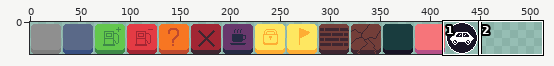
File history of a pixel-art file, Assets/Assets/TilesSprite/Tiles.aseprite. The picture above shows the old version from afar; the outline marks the close-up.
Close-up. First the earlier version:
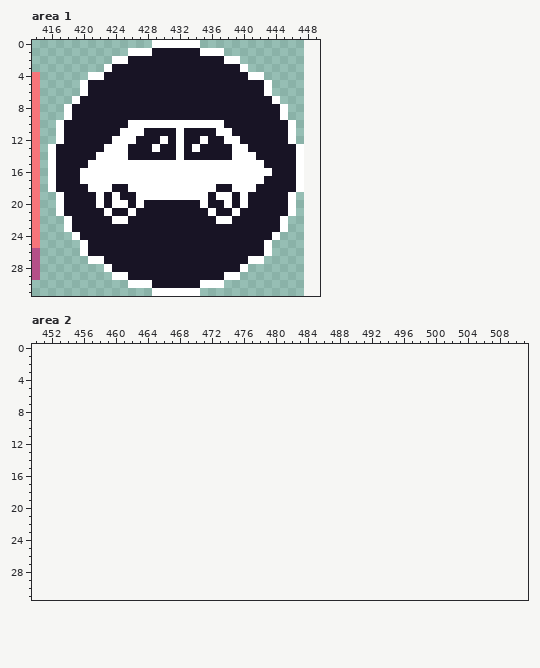
448x32 pixels, 1 frame. Shown: area 1: x 414..449, y 0..31; area 2: x 450..511, y 0..31. The old version is drawn lined up with the new one, on the new canvas.
And afterwards:
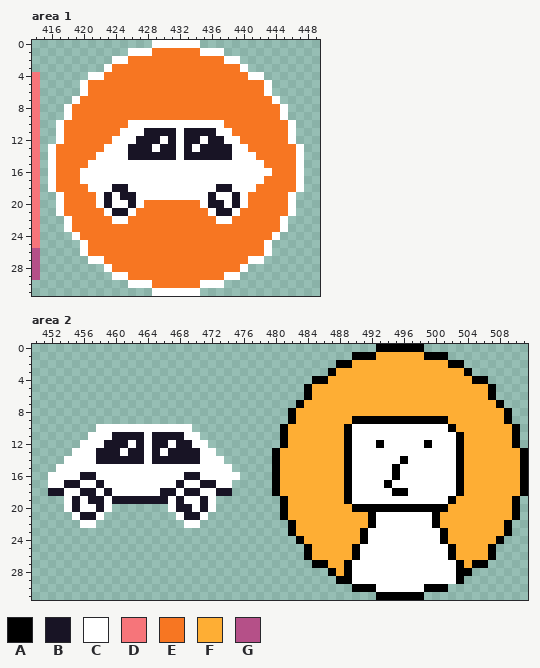
Palette (. is transparent): A #000000  B #181425  C #ffffff  D #f6757a  E #f77622  F #feae34  G #b55088
From old to new:
canvas 448x32 -> 512x32
--- area 1
@@ x 414..449 @@
  0 ...............CCCCCC...............
- 1 ............CCCBBBBBBCCC............
- 2 ..........CCBBBBBBBBBBBBCC..........
- 3 .........CBBBBBBBBBBBBBBBBC.........
- 4 D......CCBBBBBBBBBBBBBBBBBBCC.......
- 5 D.....CBBBBBBBBBBBBBBBBBBBBBBC......
- 6 D.....CBBBBBBBBBBBBBBBBBBBBBBC......
- 7 D....CBBBBBBBBBBBBBBBBBBBBBBBBC.....
- 8 D...CBBBBBBBBBBBBBBBBBBBBBBBBBBC....
- 9 D...CBBBBBBBBBBBBBBBBBBBBBBBBBBC....
-10 D..CBBBBBBBBCCCCCCCCCCCCBBBBBBBBC...
-11 D..CBBBBBBBCCCBBBBCBBBBCCBBBBBBBC...
-12 D..CBBBBBBCCCBBBCBCBBCBBCCBBBBBBC...
-13 D.CBBBBBBCCCBBBCBBCBCBBBBCCBBBBBBC..
-14 D.CBBBBBCCCCBBBBBBCBBBBBBCCCBBBBBC..
-15 D.CBBBBCCCCCCCCCCCCCCCCCCCCCCBBBBC..
-16 D.CBBBCCCCCCCCCCCCCCCCCCCCCCCCBBBC..
-17 D.CBBBCCCCCCCCCCCCCCCCCCCCCCCBBBBC..
-18 D.CBBBBCCCBBCCCCCCCCCCCBBCCCBBBBBC..
-19 D..CBBBBCBCBBCCCCCCCCCBCCBCBBBBBC...
-20 D..CBBBBCBCCBCBBBBBBBCBBCBCBBBBBC...
-21 D..CBBBBBCBBCBBBBBBBBBCBBCBBBBBBC...
-22 D...CBBBBBCCBBBBBBBBBBBCCBBBBBBC....
-23 D...CBBBBBBBBBBBBBBBBBBBBBBBBBBC....
-24 D....CBBBBBBBBBBBBBBBBBBBBBBBBC.....
-25 D.....CBBBBBBBBBBBBBBBBBBBBBBC......
-26 G.....CBBBBBBBBBBBBBBBBBBBBBBC......
-27 G......CCBBBBBBBBBBBBBBBBBBCC.......
-28 G........CBBBBBBBBBBBBBBBBC.........
-29 G.........CCBBBBBBBBBBBBCC..........
-30 ............CCCBBBBBBCCC............
+ 1 ............CCCEEEEEECCC............
+ 2 ..........CCEEEEEEEEEEEECC..........
+ 3 .........CEEEEEEEEEEEEEEEEC.........
+ 4 D......CCEEEEEEEEEEEEEEEEEECC.......
+ 5 D.....CEEEEEEEEEEEEEEEEEEEEEEC......
+ 6 D.....CEEEEEEEEEEEEEEEEEEEEEEC......
+ 7 D....CEEEEEEEEEEEEEEEEEEEEEEEEC.....
+ 8 D...CEEEEEEEEEEEEEEEEEEEEEEEEEEC....
+ 9 D...CEEEEEEEEEEEEEEEEEEEEEEEEEEC....
+10 D..CEEEEEEEECCCCCCCCCCCCEEEEEEEEC...
+11 D..CEEEEEEECCCBBBBCBBBBCCEEEEEEEC...
+12 D..CEEEEEECCCBBBCBCBBCBBCCEEEEEEC...
+13 D.CEEEEEECCCBBBCBBCBCBBBBCCEEEEEEC..
+14 D.CEEEEECCCCBBBBBBCBBBBBBCCCEEEEEC..
+15 D.CEEEECCCCCCCCCCCCCCCCCCCCCCEEEEC..
+16 D.CEEECCCCCCCCCCCCCCCCCCCCCCCCEEEC..
+17 D.CEEECCCCCCCCCCCCCCCCCCCCCCCEEEEC..
+18 D.CEEEECCCBBCCCCCCCCCCCBBCCCEEEEEC..
+19 D..CEEEECBCBBCCCCCCCCCBCCBCEEEEEC...
+20 D..CEEEECBCCBCEEEEEEECBBCBCEEEEEC...
+21 D..CEEEEECBBCEEEEEEEEECBBCEEEEEEC...
+22 D...CEEEEECCEEEEEEEEEEECCEEEEEEC....
+23 D...CEEEEEEEEEEEEEEEEEEEEEEEEEEC....
+24 D....CEEEEEEEEEEEEEEEEEEEEEEEEC.....
+25 D.....CEEEEEEEEEEEEEEEEEEEEEEC......
+26 G.....CEEEEEEEEEEEEEEEEEEEEEEC......
+27 G......CCEEEEEEEEEEEEEEEEEECC.......
+28 G........CEEEEEEEEEEEEEEEEC.........
+29 G.........CCEEEEEEEEEEEECC..........
+30 ............CCCEEEEEECCC............
 31 ...............CCCCCC...............
--- area 2
@@ x 450..511 @@
- 0 ..............................................................
- 1 ..............................................................
- 2 ..............................................................
- 3 ..............................................................
- 4 ..............................................................
- 5 ..............................................................
- 6 ..............................................................
- 7 ..............................................................
- 8 ..............................................................
- 9 ..............................................................
-10 ..............................................................
-11 ..............................................................
-12 ..............................................................
-13 ..............................................................
-14 ..............................................................
-15 ..............................................................
-16 ..............................................................
-17 ..............................................................
-18 ..............................................................
-19 ..............................................................
-20 ..............................................................
-21 ..............................................................
-22 ..............................................................
-23 ..............................................................
-24 ..............................................................
-25 ..............................................................
-26 ..............................................................
-27 ..............................................................
-28 ..............................................................
-29 ..............................................................
-30 ..............................................................
-31 ..............................................................
+ 0 ...........................................AAAAAA.............
+ 1 ........................................AAAFFFFFFAAA..........
+ 2 ......................................AAFFFFFFFFFFFFAA........
+ 3 .....................................AFFFFFFFFFFFFFFFFA.......
+ 4 ...................................AAFFFFFFFFFFFFFFFFFFAA.....
+ 5 ..................................AFFFFFFFFFFFFFFFFFFFFFFA....
+ 6 ..................................AFFFFFFFFFFFFFFFFFFFFFFA....
+ 7 .................................AFFFFFFFFFFFFFFFFFFFFFFFFA...
+ 8 ................................AFFFFFFFFFFFFFFFFFFFFFFFFFFA..
+ 9 ................................AFFFFFFFAAAAAAAAAAAAFFFFFFFA..
+10 ........CCCCCCCCCCCC...........AFFFFFFFACCCCCCCCCCCCAFFFFFFFA.
+11 .......CCCBBBBCBBBBCC..........AFFFFFFFACCCCCCCCCCCCCAFFFFFFA.
+12 ......CCCBBBCBCBBCBBCC.........AFFFFFFFACCCACCCCCACCCAFFFFFFA.
+13 .....CCCBBBCBBCBCBBBBCC.......AFFFFFFFFACCCCCCCCCCCCCAFFFFFFFA
+14 ....CCCCBBBBBBCBBBBBBCCC......AFFFFFFFFACCCCCCACCCCCCAFFFFFFFA
+15 ...CCCCCCCCCCCCCCCCCCCCCC.....AFFFFFFFFACCCCCACCCCCCCAFFFFFFFA
+16 ..CCCCBBCCCCCCCCCCCBBCCCCC....AFFFFFFFFACCCCCACCCCCCCAFFFFFFFA
+17 ..CCBBCCBCCCCCCCCCBCCBBCC.....AFFFFFFFFACCCCACCCCCCCCAFFFFFFFA
+18 ..BBCCBBCBCCCCCCBBCBBCCBB.....AFFFFFFFFACCCCCAACCCCCCAFFFFFFFA
+19 ....CBCBBCBBBBBBBCBCCBC........AFFFFFFFACCCCCCCCCCCCAFFFFFFFA.
+20 ....CBCCBC.......CBBCBC........AFFFFFFFFAAAAAAAAAAAAFFFFFFFFA.
+21 .....CBBC.........CBBC.........AFFFFFFFFFFACCCCCCCAFFFFFFFFFA.
+22 ......CC...........CC...........AFFFFFFFFFACCCCCCCAFFFFFFFFA..
+23 ................................AFFFFFFFFACCCCCCCCCAFFFFFFFA..
+24 .................................AFFFFFFFACCCCCCCCCAFFFFFFA...
+25 ..................................AFFFFFACCCCCCCCCCCAFFFFA....
+26 ..................................AFFFFFACCCCCCCCCCCAFFFFA....
+27 ...................................AAFFACCCCCCCCCCCCCAFAA.....
+28 .....................................AFACCCCCCCCCCCCCAA.......
+29 ......................................AACCCCCCCCCCCCCA........
+30 ........................................AAACCCCCCAAA..........
+31 ...........................................AAAAAA.............
Pixel boxes of the changes (left, top, right, bottom) in both close-ups:
changed: (56, 48, 296, 288)
added: (272, 344, 528, 600)
added: (48, 424, 240, 528)
